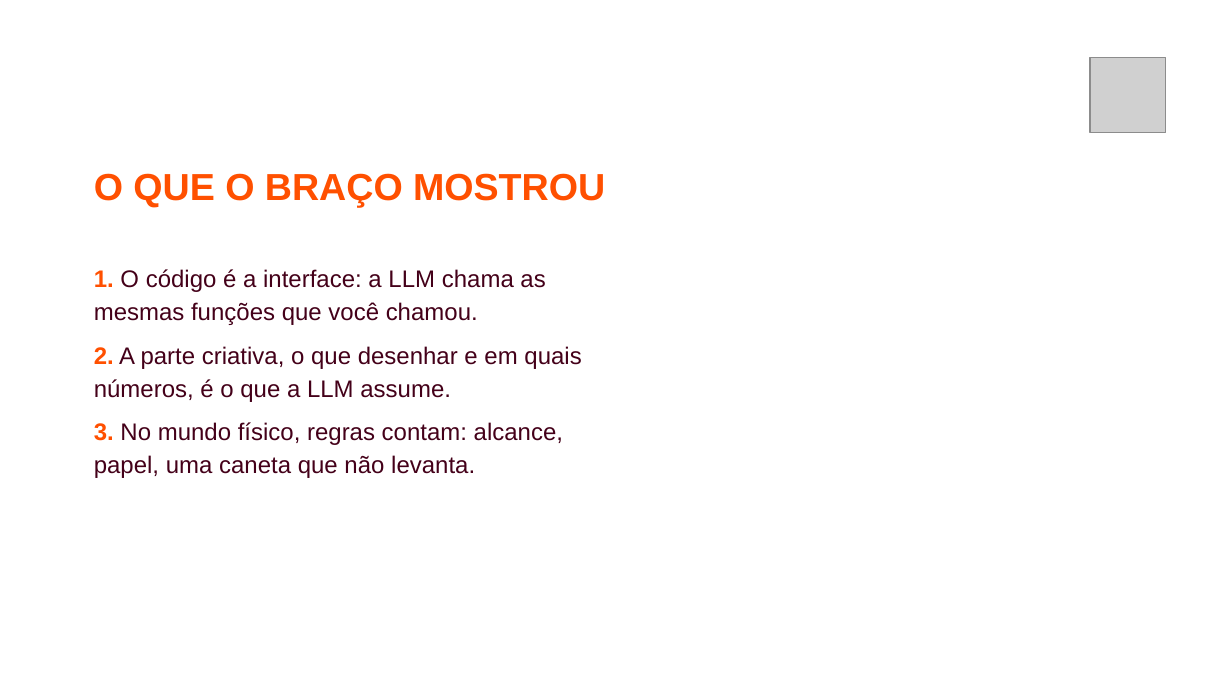
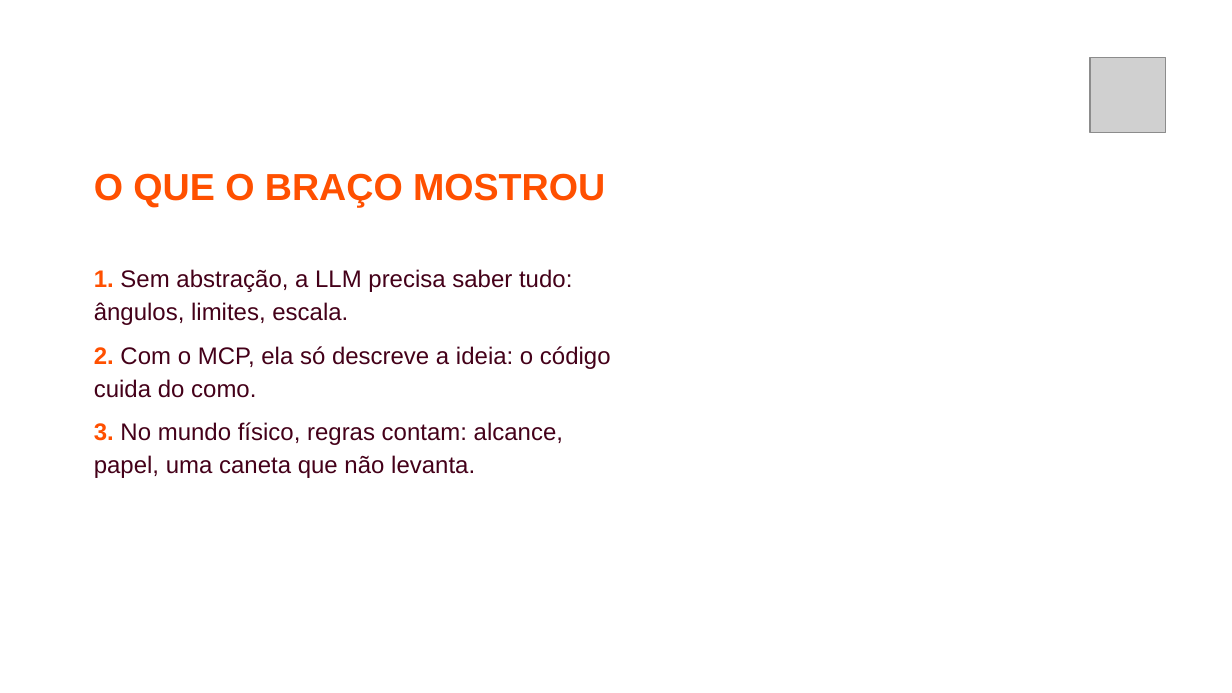
Before and after one commit to jhlr/plotter, a slide deck: slide 14 of workshop/oficina-braco-plotter.pptx (slide 13 before the commit). Drawn at 1232x693 pixels with LibreOffice and Linux fonts; fonts in the diff are those of the drawing; grey boxes stand for pictures; background and template pictures are left out. Boxes give left, top, right and bottom in pixels: in the first picture for what was removed or moved away, otherwise in the second. Text is boxed around its words. In the diff, an @@ line names an element or a change of style, - is before the commit and + after.

```diff
--- a/workshop/oficina-braco-plotter.pptx
+++ b/workshop/oficina-braco-plotter.pptx
@@ text at bbox=[94, 269, 611, 398]: text changed @@
-1. O código é a interface: a LLM chama as mesmas funções que você chamou.
-2. A parte criativa, o que desenhar e em quais números, é o que a LLM assume.
+1. Sem abstração, a LLM precisa saber tudo: ângulos, limites, escala.
+2. Com o MCP, ela só descreve a ideia: o código cuida do como.
```
Also in this commit, not shown: 4 other slides changed, 1 slide added, 13 other files.
